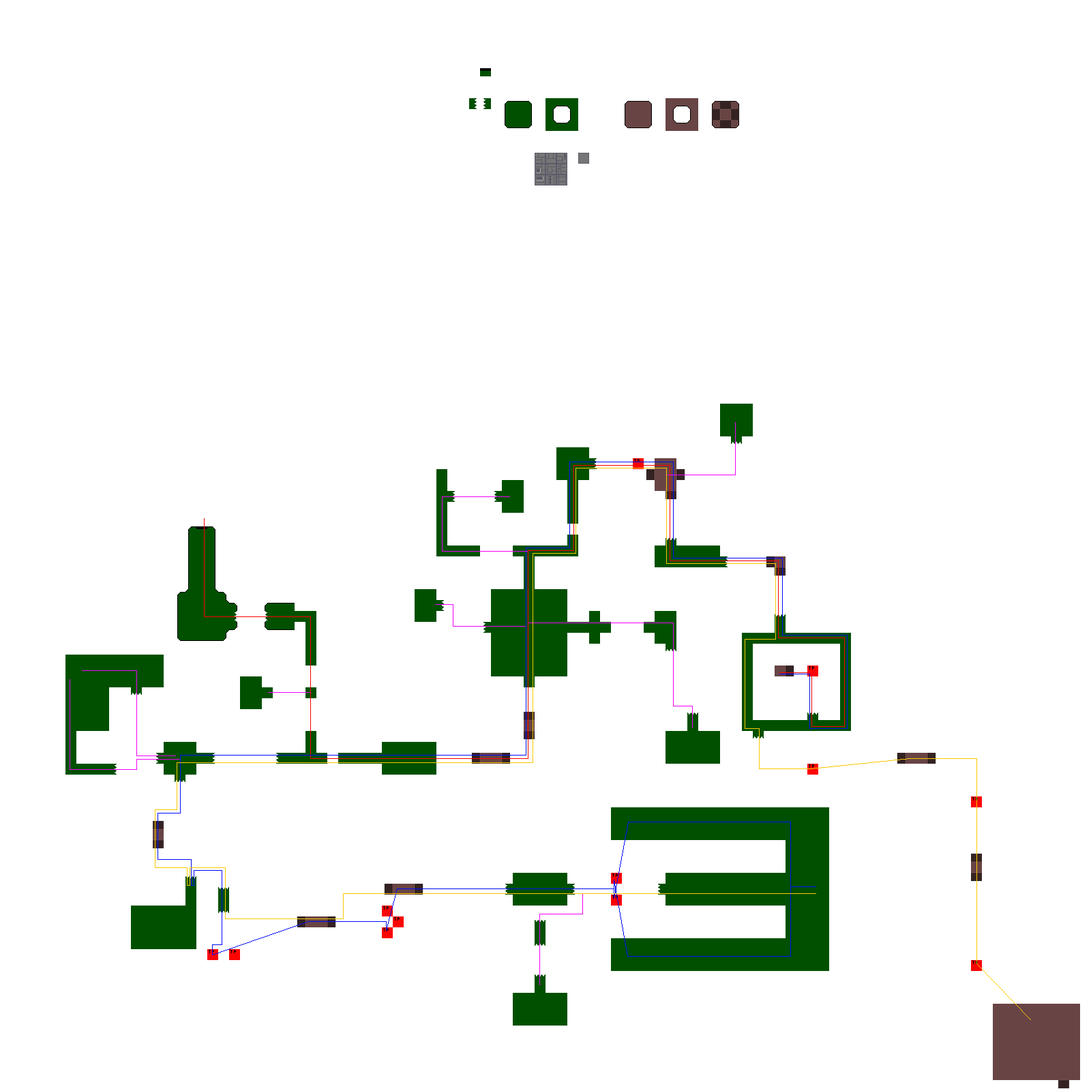
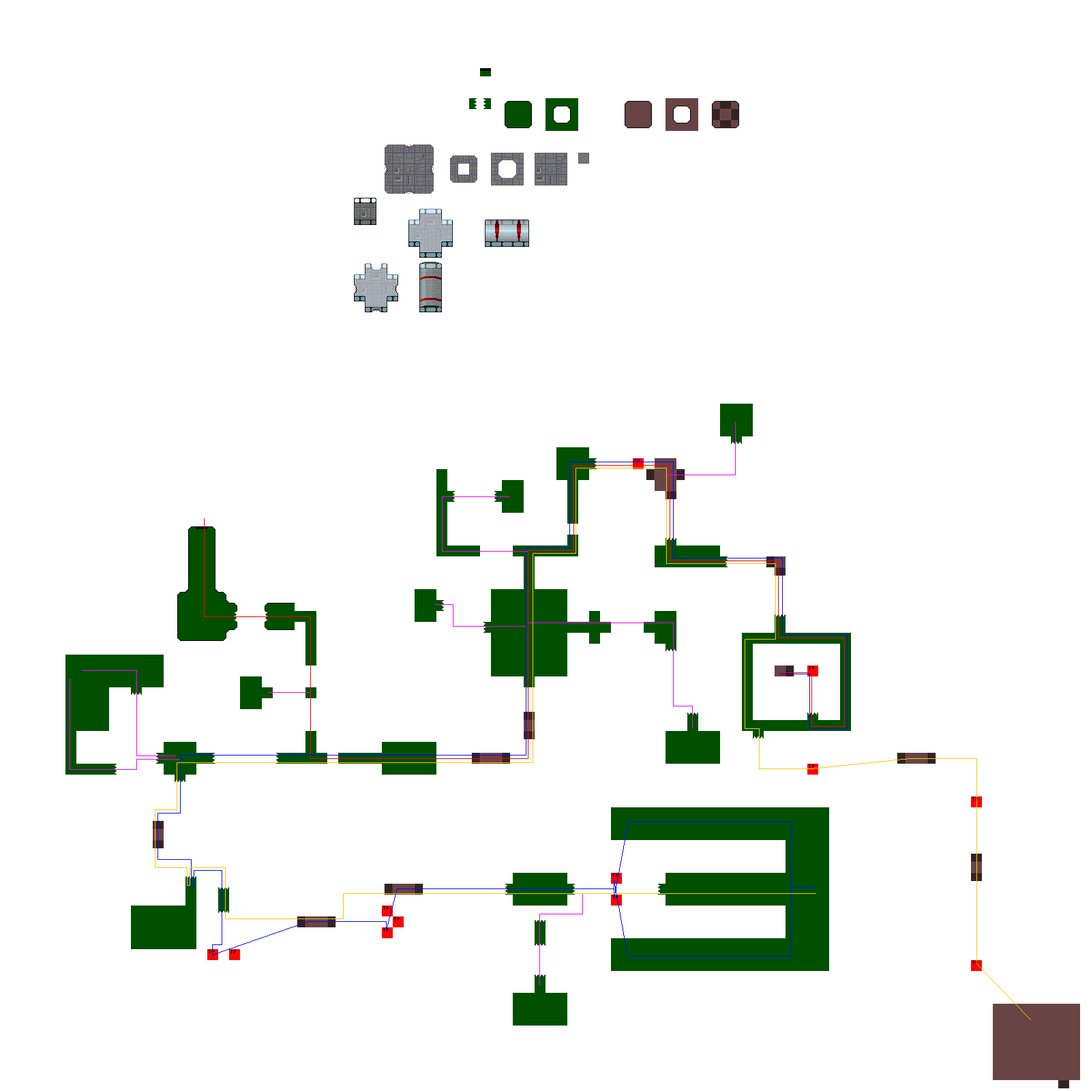
Two versions of the same layered image (1091 x 1091). Layer-by-layer changes:
added layer "Top2" above "Top" over (420, 220, 522, 302)
added layer "Top" above "LowWalls" over (354, 208, 529, 307)
added layer "LowWalls" above "Bottom" over (354, 197, 530, 313)
renamed "helper" to "Bottom", painted on it over (354, 144, 530, 313)
